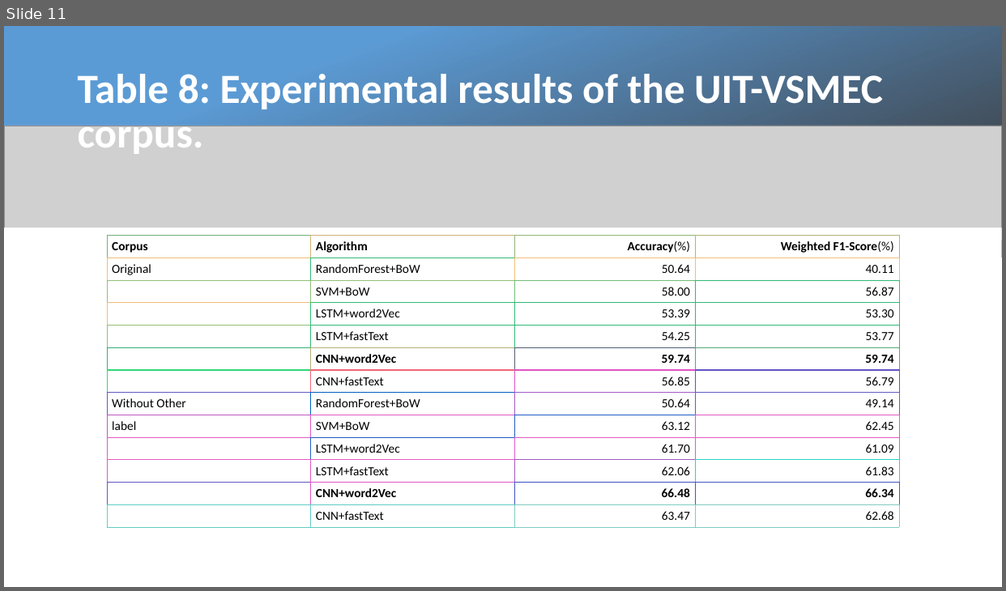
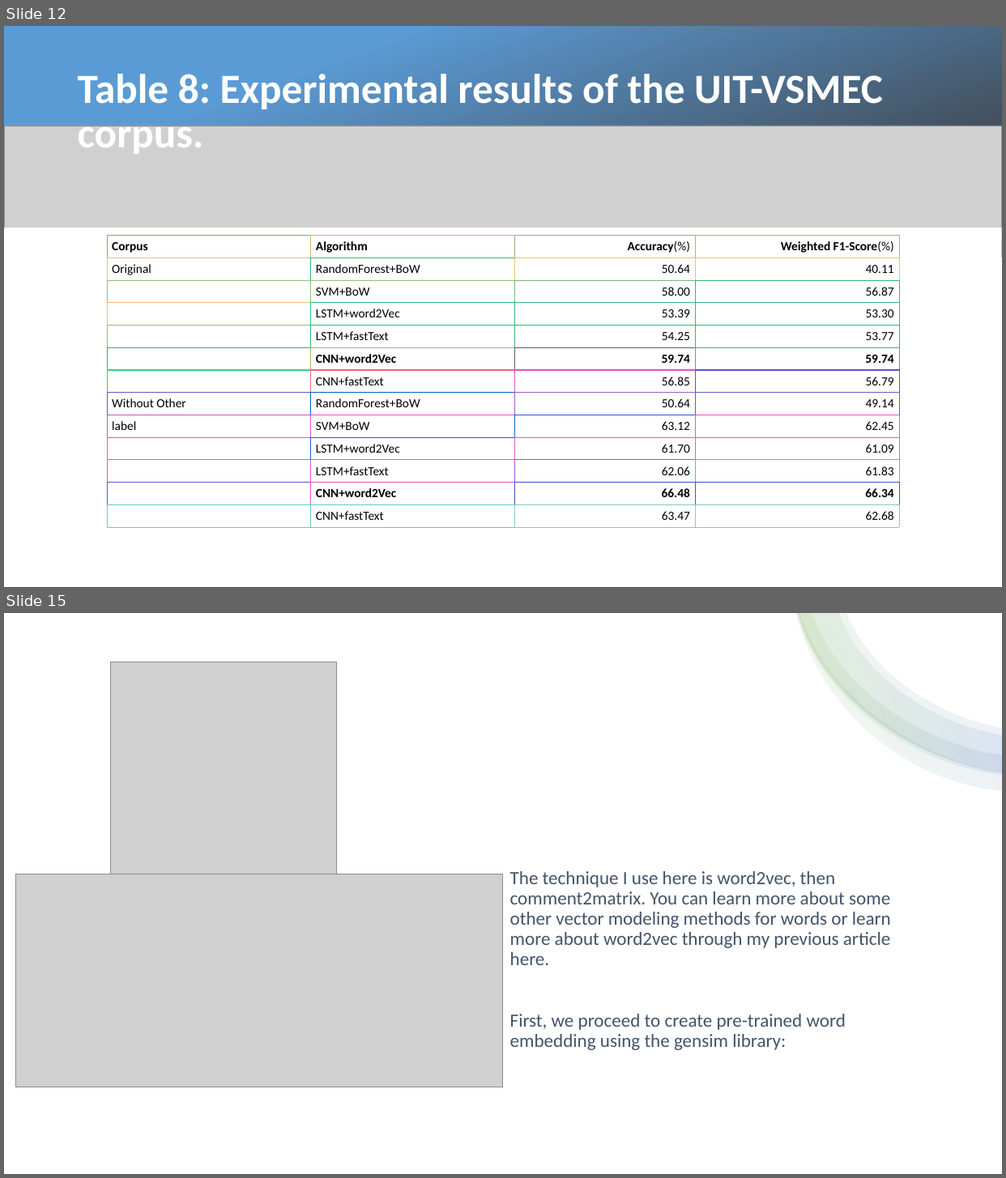
Before and after one commit to kelvng/Vietnamese-Social-Media-Emotion-Corpus, a slide deck: Report/Vietnamese Social Media Emotion Corpus.pptx. Shown one above the other, each under a label of ours: slide 11 before the commit, slides 12 and 15 after it; the slides between them are not shown. The pictures are 1006x591 and 1006x1178 pixels, drawn with LibreOffice and Linux fonts; fonts in the diff are those of the drawing; grey boxes stand for pictures. Boxes give left, top, right and bottom in pixels: in the first picture for what was removed or moved away, otherwise in the second. Text is boxed around its words. In the diff, an @@ line names an element or a change of style, - is before the commit and + after.

```diff
--- a/Report/Vietnamese Social Media Emotion Corpus.pptx
+++ b/Report/Vietnamese Social Media Emotion Corpus.pptx
@@ slide 15 added at (x1=4, y1=613, x2=1002, y2=1174), background #FFFFFF @@
@@ group added at (x1=796, y1=613, x2=1002, y2=790): 4 freeform shapes @@
@@ picture added at (x1=110, y1=662, x2=337, y2=889) @@
@@ picture added at (x1=16, y1=875, x2=503, y2=1087) @@
@@ text added at (x1=510, y1=871, x2=891, y2=1050), 18 pt, text #44546A @@
+The technique I use here is word2vec, then comment2matrix. You can learn more about some other vector modeling methods for words or learn more about word2vec through my previous article here.
+First, we proceed to create pre-trained word embedding using the gensim library:
@@ what was slide 11 is now slide 12 @@
```
Also in this commit, not shown: 7 other slides added, 7 other files.
